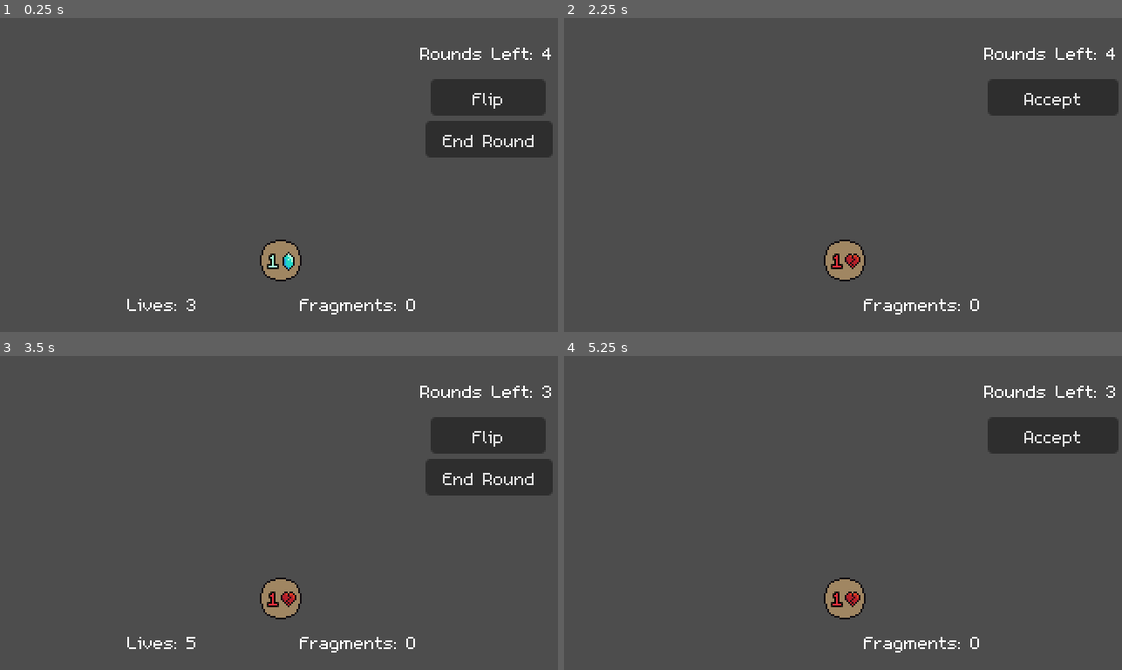
Above: before the commit, frames 1-4 (two rows, left to right).
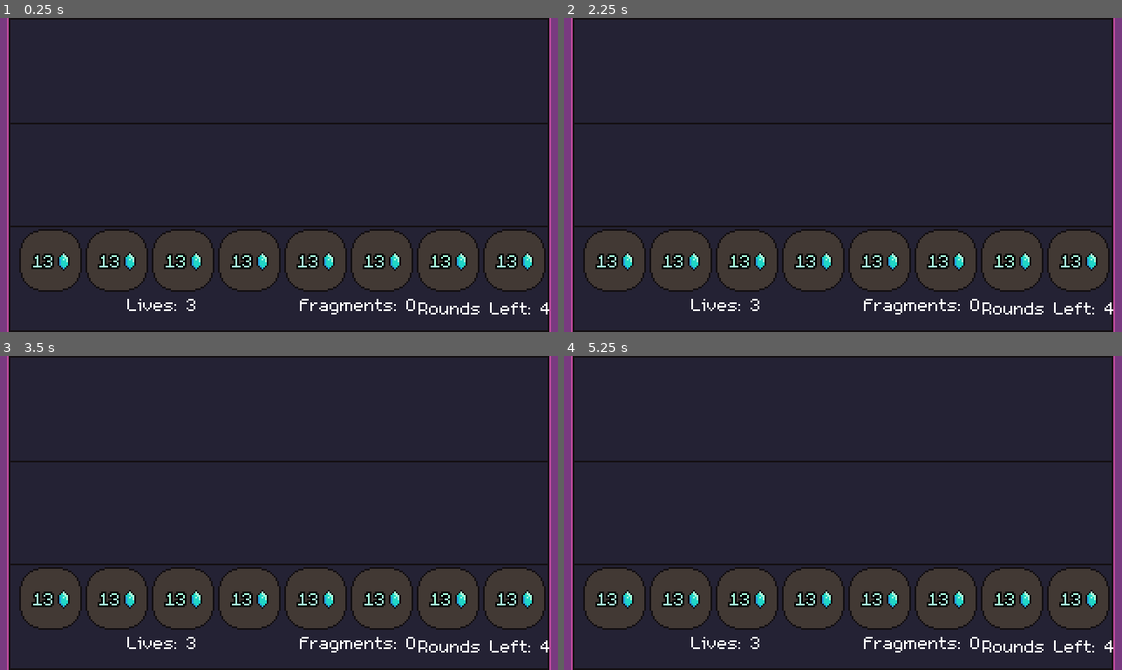
Above: after the commit, the same moments.

Repository: bdunko/Charon-s-Obol
Game: Godot game, scene res://main.tscn
Two runs of this game, one before a commit and one after it. Both use one fixed random seed, a clock stepped at 60 frames per second and the inputs below.
Inputs (mouse positions are in pixels of both pictures, inside the frame that each line leads up to):
- Up to frame 1 (0.25 s): no input
- Up to frame 2 (2.25 s): click (1055, 96) at 0.5 s, where only the run before the commit has a clickable "Flip"; click (1055, 96) at 1.25 s, where only the run before the commit has a clickable "Accept"; click (1055, 140) at 2 s, where only the run before the commit has a clickable "End Round"
- Up to frame 3 (3.5 s): click (491, 434) at 2.75 s, where only the run before the commit has a clickable "Accept"
- Up to frame 4 (5.25 s): click (1055, 434) at 3.5 s, where only the run before the commit has a clickable "Flip"; click (1055, 434) at 4.25 s, where only the run before the commit has a clickable "Accept"; click (1055, 478) at 5 s, where only the run before the commit has a clickable "End Round"

The runs differ from the first frame. In frame 1, 95% of the frame differs, in the area x 0-100%, y 0-100%; in frame 2, 97%; in frame 3, 95%; in frame 4, 97%.

Commit message:
Added graphical assets; added background; added voyage

Diff:
--- a/coin.gd
+++ b/coin.gd
@@ -7,13 +7,15 @@
 @onready var BLESSED_ICON = $BlessedIcon
 @onready var CURSED_ICON = $CursedIcon
 
-var _coin: Global.Coin
+var _coin: Global.Coin:
+	set(val):
+		_coin = val
+		# update sprite to match denomination
+		_SPRITE.texture = load(_coin.get_denomination_sprite_path())
 
 var _heads:
 	set(val):
 		_heads = val
-		# update sprite to match denomination
-		_SPRITE.texture = load(_coin.get_denomination_sprite_path())
 		update_coin_text()
 
 var _power_uses_remaining = -1:
--- a/coin.tscn
+++ b/coin.tscn
@@ -1,7 +1,7 @@
 [gd_scene load_steps=3 format=3 uid="uid://bkl5p2djoo52i"]
 
 [ext_resource type="Script" path="res://coin.gd" id="1_7p678"]
-[ext_resource type="Texture2D" uid="uid://buq0pt2mv61r8" path="res://assets/coins/obol.png" id="2_vhyph"]
+[ext_resource type="Texture2D" uid="uid://d0e73sw1twm8f" path="res://assets/coins/tetrobol.png" id="2_3pbpe"]
 
 [node name="Coin" type="Control"]
 custom_minimum_size = Vector2(32, 32)
@@ -14,7 +14,7 @@
 
 [node name="Sprite" type="Sprite2D" parent="."]
 position = Vector2(18, 18)
-texture = ExtResource("2_vhyph")
+texture = ExtResource("2_3pbpe")
 
 [node name="FaceLabel" type="RichTextLabel" parent="Sprite"]
 texture_filter = 1
--- a/main.gd
+++ b/main.gd
@@ -155,7 +155,15 @@
 	_active_coin_power = Global.Power.NONE
 
 	# make a single starting coin
-	_gain_coin(Global.make_coin(Global.GENERIC_FAMILY, Global.Denomination.OBOL))
+	_gain_coin(Global.make_coin(Global.GENERIC_FAMILY, Global.Denomination.TETROBOL))
+	_gain_coin(Global.make_coin(Global.GENERIC_FAMILY, Global.Denomination.TETROBOL))
+	_gain_coin(Global.make_coin(Global.GENERIC_FAMILY, Global.Denomination.TETROBOL))
+	_gain_coin(Global.make_coin(Global.GENERIC_FAMILY, Global.Denomination.TETROBOL))
+	_gain_coin(Global.make_coin(Global.GENERIC_FAMILY, Global.Denomination.TETROBOL))
+	_gain_coin(Global.make_coin(Global.GENERIC_FAMILY, Global.Denomination.TETROBOL))
+	_gain_coin(Global.make_coin(Global.GENERIC_FAMILY, Global.Denomination.TETROBOL))
+	_gain_coin(Global.make_coin(Global.GENERIC_FAMILY, Global.Denomination.TETROBOL))
+
 
 	_ROUNDS_LABEL.show()
 	_FRAGMENT_LABEL.show()
--- a/main.tscn
+++ b/main.tscn
@@ -1,37 +1,48 @@
-[gd_scene load_steps=5 format=3 uid="uid://btdousdmcb6d3"]
+[gd_scene load_steps=8 format=3 uid="uid://btdousdmcb6d3"]
 
 [ext_resource type="Script" path="res://main.gd" id="1_68se7"]
+[ext_resource type="Texture2D" uid="uid://cvi6aad8v1ow8" path="res://assets/world/river.png" id="2_f8cb3"]
 [ext_resource type="PackedScene" uid="uid://bkl5p2djoo52i" path="res://coin.tscn" id="3_43qkv"]
 [ext_resource type="PackedScene" uid="uid://svl2gfhqrjtk" path="res://shop_item.tscn" id="3_d2o1n"]
 [ext_resource type="Script" path="res://shop.gd" id="3_ie1li"]
+[ext_resource type="Texture2D" uid="uid://sr30u1imc127" path="res://assets/world/table.png" id="3_lyhfa"]
+[ext_resource type="PackedScene" uid="uid://bjl18p6kktksk" path="res://voyage.tscn" id="7_o62wp"]
 
 [node name="Game" type="Node2D"]
 script = ExtResource("1_68se7")
 
+[node name="RiverBG" type="Sprite2D" parent="."]
+texture = ExtResource("2_f8cb3")
+centered = false
+
+[node name="TableBG" type="Sprite2D" parent="."]
+texture = ExtResource("3_lyhfa")
+centered = false
+
 [node name="UI" type="CanvasLayer" parent="."]
 
 [node name="FlipButton" type="Button" parent="UI"]
 texture_filter = 1
-offset_left = 247.0
-offset_top = 35.0
-offset_right = 313.0
-offset_bottom = 56.0
+offset_left = 361.0
+offset_top = 28.0
+offset_right = 427.0
+offset_bottom = 49.0
 text = "Flip"
 
 [node name="AcceptButton" type="Button" parent="UI"]
 texture_filter = 1
-offset_left = 243.0
-offset_top = 35.0
-offset_right = 318.0
-offset_bottom = 56.0
+offset_left = 385.0
+offset_top = 56.0
+offset_right = 460.0
+offset_bottom = 77.0
 text = "Accept"
 
 [node name="EndRoundButton" type="Button" parent="UI"]
 texture_filter = 1
-offset_left = 244.0
-offset_top = 59.0
-offset_right = 317.0
-offset_bottom = 80.0
+offset_left = 370.0
+offset_top = 86.0
+offset_right = 443.0
+offset_bottom = 107.0
 text = "End Round"
 
 [node name="LivesLabel" type="Label" parent="UI"]
@@ -80,10 +91,10 @@
 
 [node name="RoundsLabel" type="Label" parent="UI"]
 texture_filter = 1
-offset_left = 241.0
-offset_top = 13.0
-offset_right = 317.0
-offset_bottom = 32.0
+offset_left = 240.0
+offset_top = 159.0
+offset_right = 316.0
+offset_bottom = 178.0
 text = "Rounds Left: 5"
 
 [node name="ResultLabel" type="Label" parent="UI"]
@@ -108,10 +119,10 @@
 
 [node name="ArrowsButton" type="Button" parent="UI"]
 texture_filter = 1
-offset_left = 248.0
-offset_top = 86.0
-offset_right = 313.0
-offset_bottom = 107.0
+offset_left = 362.0
+offset_top = 124.0
+offset_right = 427.0
+offset_bottom = 145.0
 text = "Arrows 0"
 
 [node name="WarningLabel" type="Label" parent="UI"]
@@ -126,13 +137,16 @@
 [node name="Timer" type="Timer" parent="UI/WarningLabel"]
 wait_time = 2.0
 
+[node name="Voyage" parent="UI" instance=ExtResource("7_o62wp")]
+visible = false
+position = Vector2(150, 27)
+
 [node name="Table" type="Node2D" parent="."]
 
 [node name="CoinRow" type="HBoxContainer" parent="Table"]
-offset_left = -101.0
 offset_top = 121.0
-offset_right = 420.0
-offset_bottom = 196.0
+offset_right = 320.0
+offset_bottom = 153.0
 size_flags_horizontal = 4
 size_flags_vertical = 4
 mouse_filter = 2
@@ -164,10 +178,10 @@
 layout_mode = 2
 
 [node name="Shop" type="HBoxContainer" parent="Table"]
-offset_left = 117.0
-offset_top = -292.0
-offset_right = 637.0
-offset_bottom = -72.0
+offset_left = 32.0
+offset_top = -268.0
+offset_right = 552.0
+offset_bottom = -48.0
 mouse_filter = 2
 theme_override_constants/separation = 20
 alignment = 1
--- a/project.godot
+++ b/project.godot
@@ -23,8 +23,6 @@
 
 window/size/viewport_width=320
 window/size/viewport_height=180
-window/size/window_width_override=1920
-window/size/window_height_override=1080
 window/stretch/mode="viewport"
 
 [gui]
--- /dev/null
+++ b/voyage.tscn
@@ -0,0 +1,18 @@
+[gd_scene load_steps=4 format=3 uid="uid://bjl18p6kktksk"]
+
+[ext_resource type="Texture2D" uid="uid://b0mdmdt17jqo5" path="res://assets/world/voyage_river.png" id="1_pmhan"]
+[ext_resource type="Texture2D" uid="uid://cig0x4566omk0" path="res://assets/world/voyage_ship.png" id="2_mka22"]
+[ext_resource type="Texture2D" uid="uid://ni8luuna6wp3" path="res://assets/world/voyage.png" id="2_s3lai"]
+
+[node name="Voyage" type="Node2D"]
+
+[node name="UI" type="Sprite2D" parent="."]
+texture = ExtResource("2_s3lai")
+
+[node name="Ship" type="Sprite2D" parent="."]
+position = Vector2(-61, 3)
+texture = ExtResource("2_mka22")
+
+[node name="River" type="Sprite2D" parent="."]
+position = Vector2(4, 8)
+texture = ExtResource("1_pmhan")
Binary file changed: assets/icons/athena_icon.png
Binary file added: assets/ninepatch/charon_dialogue_9patch.png
Not shown, added: assets/ninepatch/charon_dialogue_9patch.png.import
Binary file added: assets/ninepatch/player_dialogue_9patch.png
Not shown, added: assets/ninepatch/player_dialogue_9patch.png.import
Binary file removed: assets/oboltest.png
Binary file added: assets/world/arrow.png
Not shown, added: assets/world/arrow.png.import
Binary file added: assets/world/river.png
Not shown, added: assets/world/river.png.import
Binary file added: assets/world/soul_fragment_blue_spritesheet.png
Not shown, added: assets/world/soul_fragment_blue_spritesheet.png.import
(and 10 more such lines)
